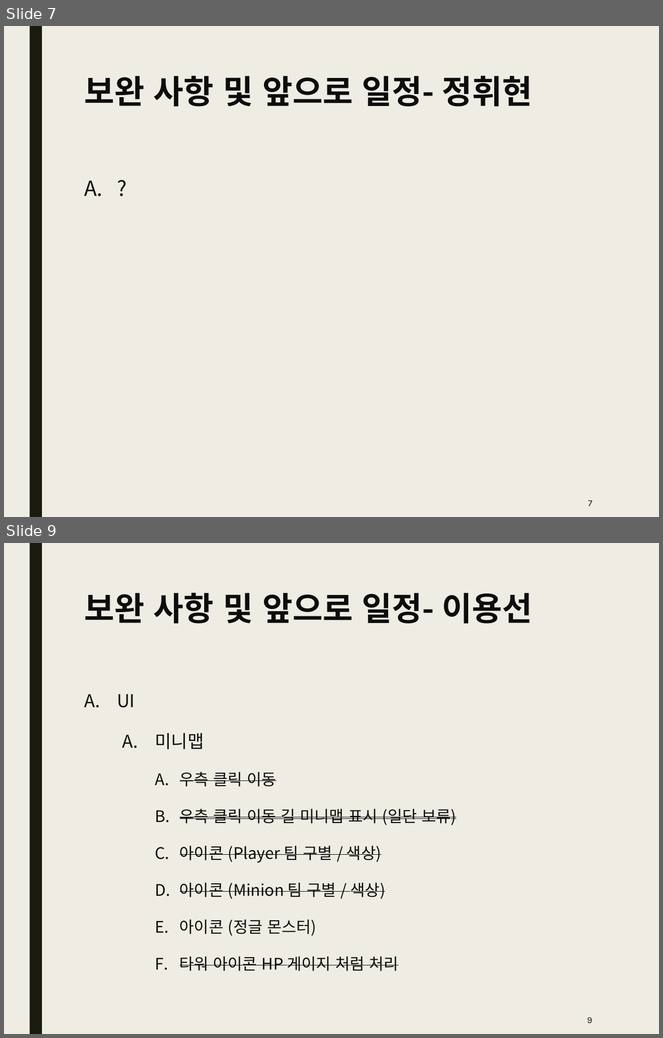
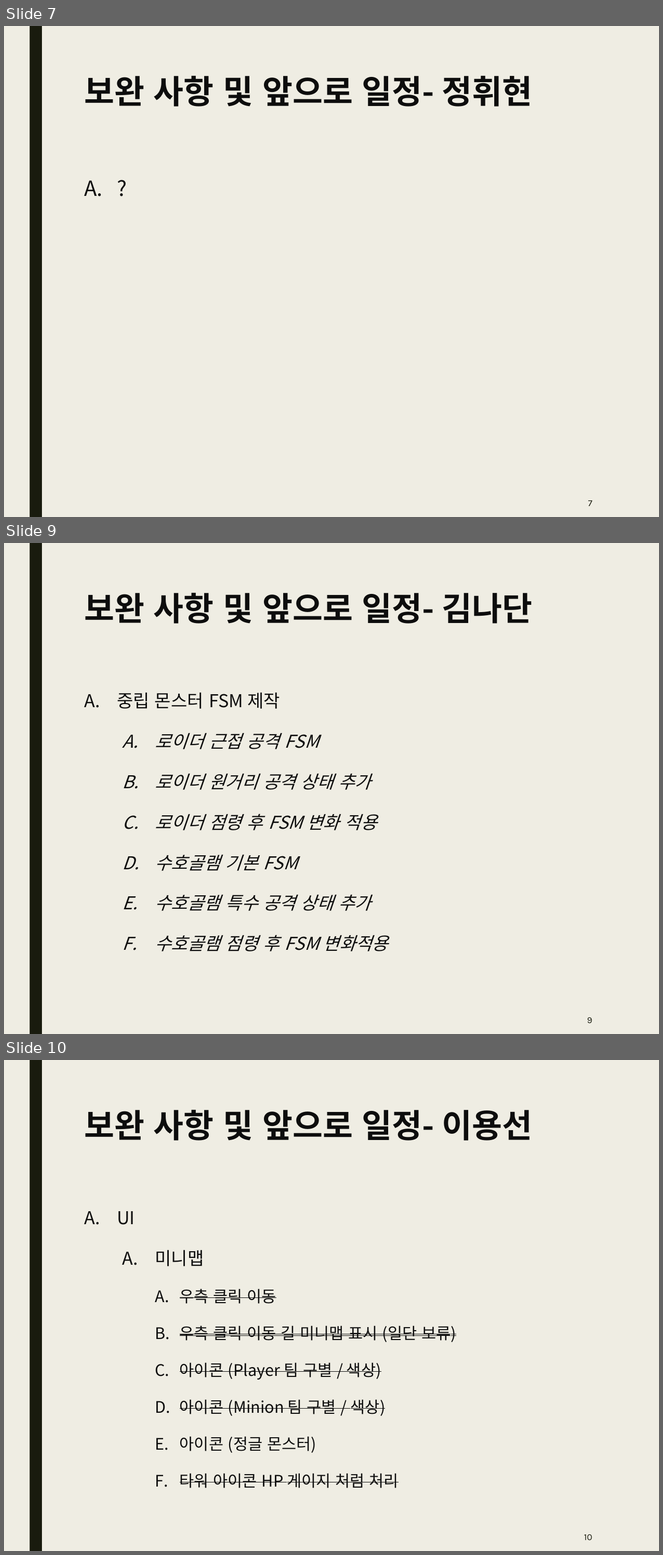
Before and after one commit to Kim2Kang/Documents, a slide deck: 진행사항.pptx. Shown one above the other, each under a label of ours: slides 7 and 9 before the commit, slides 7, 9 and 10 after it; the slides between them are not shown. The pictures are 663x1038 and 663x1555 pixels, drawn with LibreOffice and Linux fonts; fonts in the diff are those of the drawing. Boxes give left, top, right and bottom in pixels: in the first picture for what was removed or moved away, otherwise in the second. Text is boxed around its words. In the diff, an @@ line names an element or a change of style, - is before the commit and + after.

Commit message:
현재까지 진행사항 및 앞으로 해야할 것 정리 업데이트

```diff
--- a/진행사항.pptx
+++ b/진행사항.pptx
@@ slide 9 added at [4,543,659,1034], background #EFEDE3; not listed: 1 template element that a slide beside it also shows @@
@@ title added at [84,593,532,624], 36 pt, text #0D0D0D, bold @@
+보완 사항 및 앞으로 일정- 김나단
@@ text added at [117,692,389,952], 19.5 pt, text #0D0D0D, italic @@
+A. 중립 몬스터 FSM 제작
+  A. 로이더 근접 공격 FSM
+  B. 로이더 원거리 공격 상태 추가
+  C. 로이더 점령 후 FSM 변화 적용
+  D. 수호골램 기본 FSM
+  E. 수호골램 특수 공격 상태 추가
+  F. 수호골램 점령 후 FSM 변화적용
@@ page number added at [587,1018,593,1023], 10 pt, text #191B0E @@
+9
@@ what was slide 9 is now slide 10 @@
@@ page number at [584,1535,593,1540]: text changed @@
-9
+10
```
Also in this commit, not shown: 1 slide changed.
